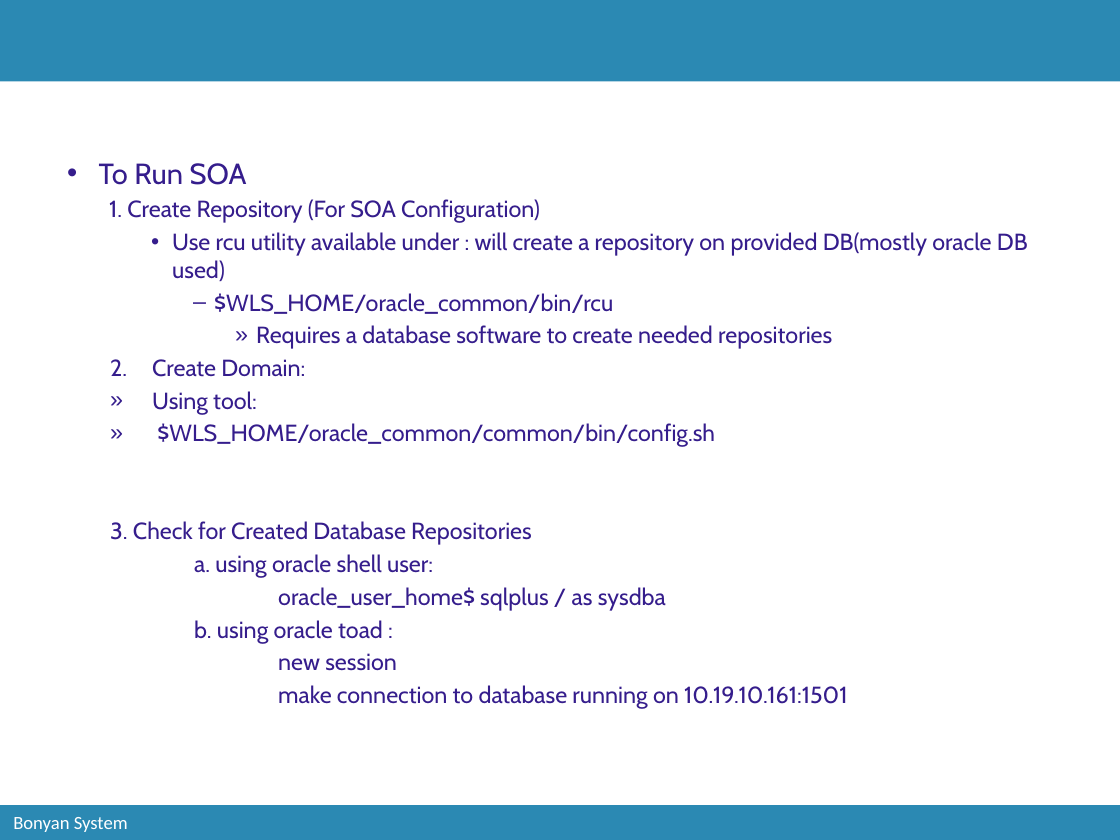
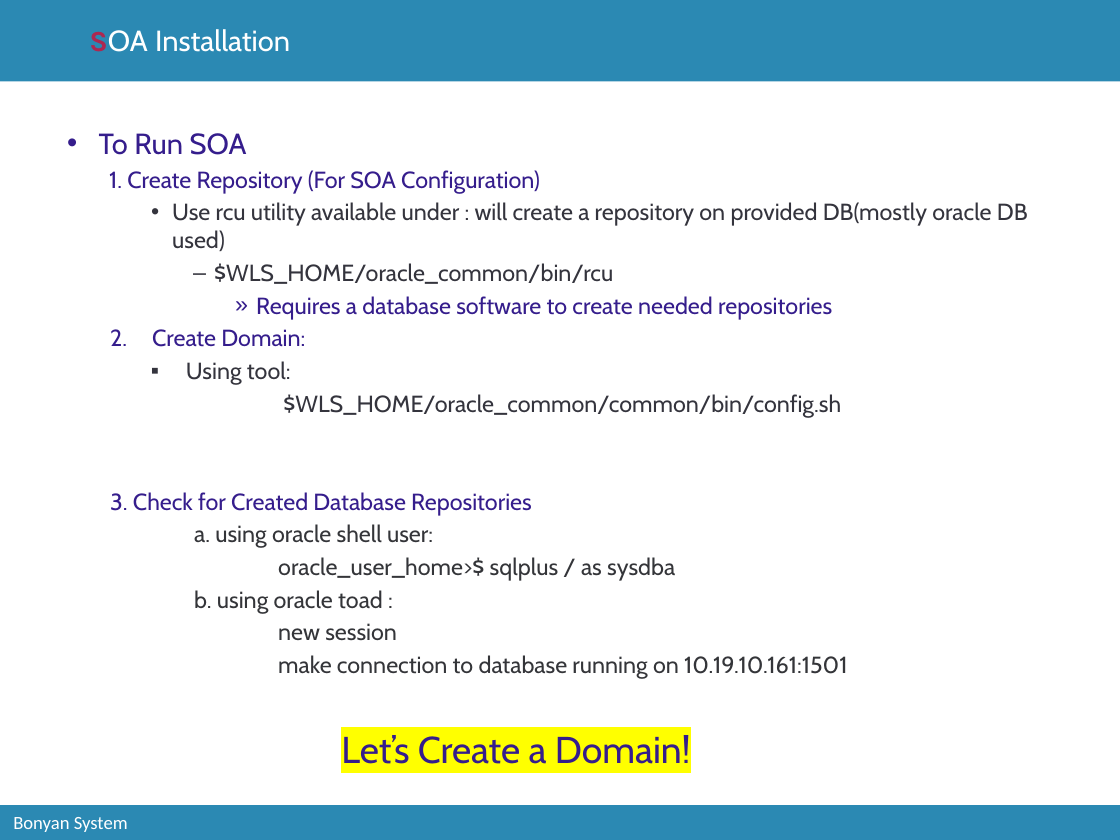
Before and after one commit to catcry/soaTraining, a slide deck: slide 18 of Presentation/soaTrainingPresentation.pptx. Drawn at 1120x840 pixels with LibreOffice and Linux fonts; fonts in the diff are those of the drawing; background and template pictures are left out. Boxes give left, top, right and bottom in pixels: in the first picture for what was removed or moved away, otherwise in the second. Text is boxed around its words. In the diff, an @@ line names an element or a change of style, - is before the commit and + after.

Commit message:
Session 3 Initialized

```diff
--- a/Presentation/soaTrainingPresentation.pptx
+++ b/Presentation/soaTrainingPresentation.pptx
@@ title added at (x1=89, y1=29, x2=290, y2=52), 18.8 pt, text #FFFFFF @@
+SOA Installation
@@ text "To Run SOA" moved from (x1=99, y1=163, x2=1028, y2=709) to (x1=99, y1=133, x2=1028, y2=679) @@
@@ text at (x1=172, y1=202, x2=1028, y2=679): text colour #351D8C to #34343D in "Use rcu utility available under : will ...", "$WLS_HOME/oracle_common/bin/rcu", "Using tool:", "$WLS_HOME/oracle_common/common/bin/config.sh"; text colour #351D8C to #343539 in "a. using oracle shell user:", "b. using oracle toad :", "new session", "make connection to database running on 10.19.10.161:1501"; bullet » to ▪; bullet » to none @@
@@ text at (x1=278, y1=557, x2=675, y2=581): text changed; text colour #351D8C to #343539 @@
-        oracle_user_home$ sqlplus / as sysdba
+        oracle_user_home>$ sqlplus / as sysdba
@@ text added at (x1=341, y1=735, x2=691, y2=764), 24 pt, text #351D8C @@
+Let’s Create a Domain!
```
Also in this commit, not shown: 2 other slides changed, 1 slide added, 1 slide removed, 1 other file.
